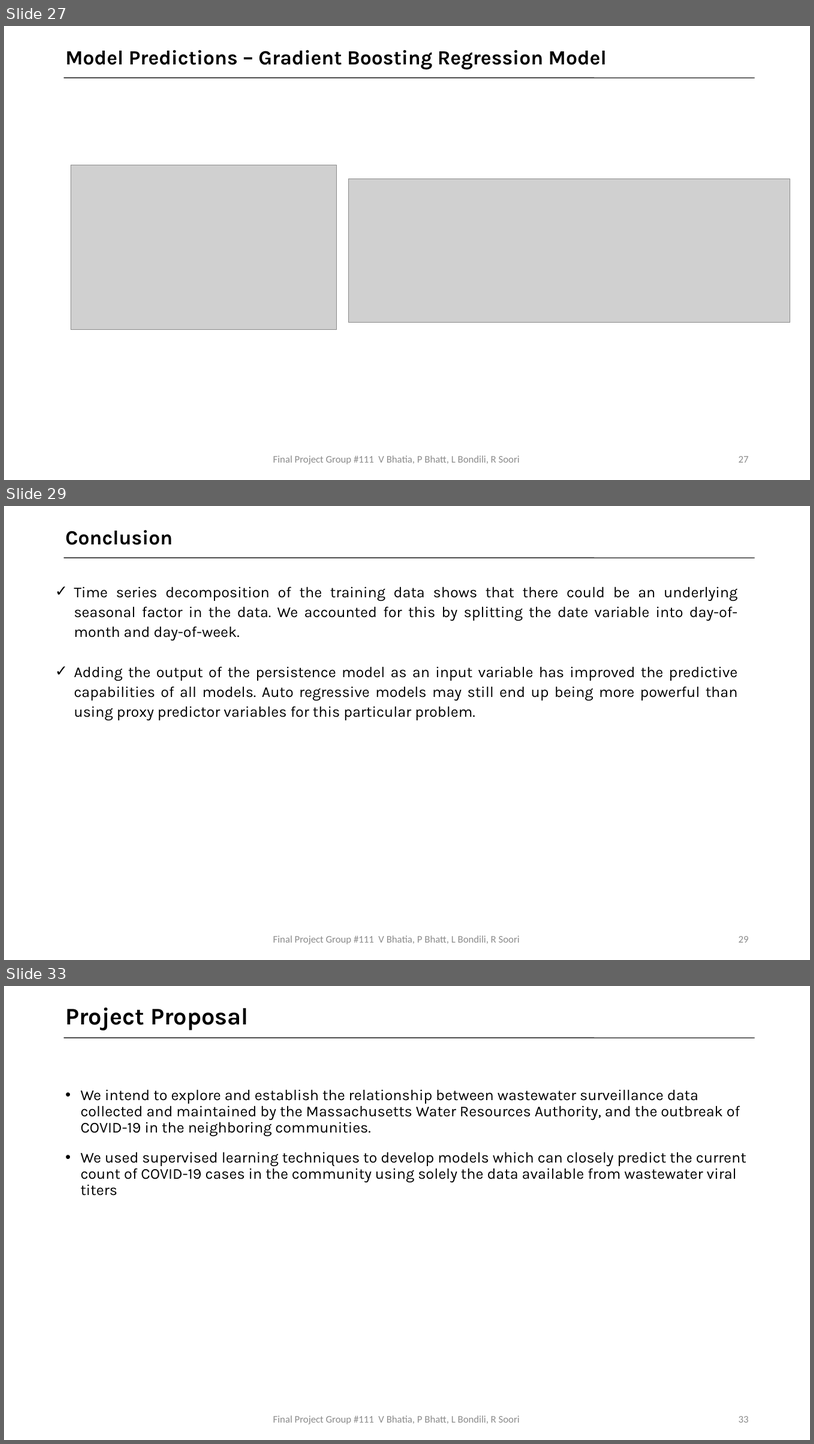
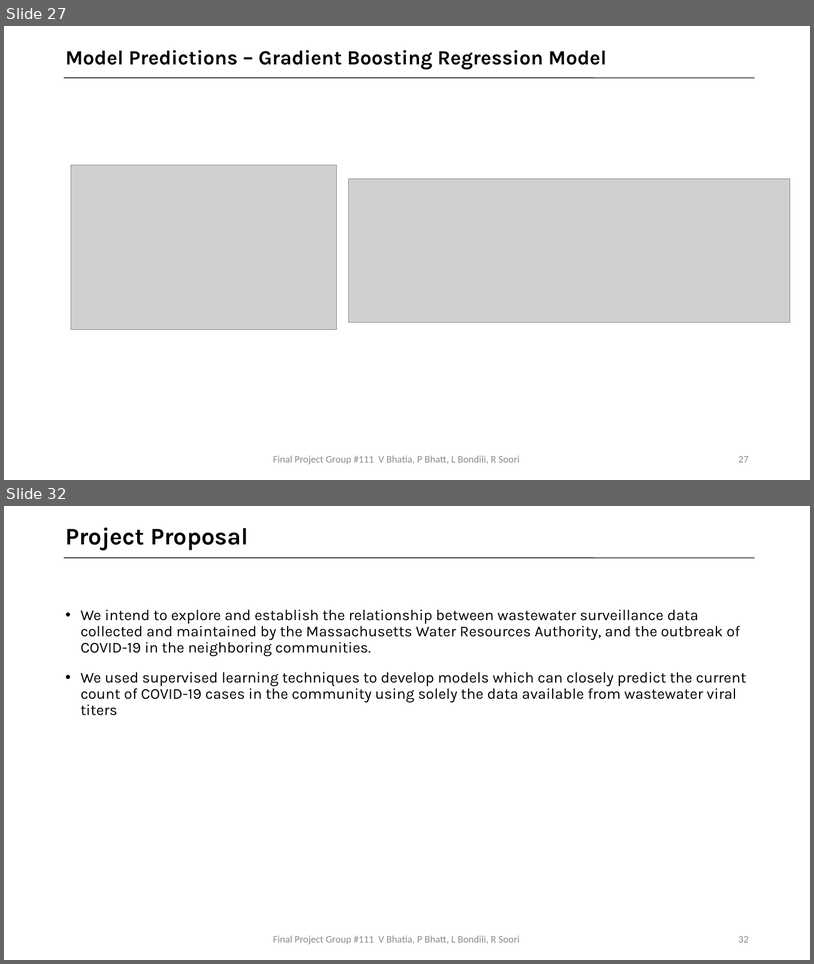
Before and after one commit to bhatiavr/cs109b-final-project-111, a slide deck: docs/Forecasting COVID-19 Cases Using SARS-Cov-2 Titers in Wastewater.pptx. Shown one above the other, each under a label of ours: slides 27, 29 and 33 before the commit, slides 27 and 32 after it; the slides between them are not shown. The pictures are 814x1444 and 814x964 pixels, drawn with LibreOffice and Linux fonts; fonts in the diff are those of the drawing; grey boxes stand for pictures. Boxes give left, top, right and bottom in pixels: in the first picture for what was removed or moved away, otherwise in the second. Text is boxed around its words. In the diff, an @@ line names an element or a change of style, - is before the commit and + after.

```diff
--- a/docs/Forecasting COVID-19 Cases Using SARS-Cov-2 Titers in Wastewater.pptx
+++ b/docs/Forecasting COVID-19 Cases Using SARS-Cov-2 Titers in Wastewater.pptx
@@ slide 29 removed at box(4, 506, 810, 960), background #FFFFFF @@
@@ text removed at box(65, 530, 173, 545) @@
-Conclusion
@@ line removed from (64, 558) to (755, 558) @@
@@ text removed at box(74, 586, 738, 721) @@
-✓ Time series decomposition of the training data shows that there could be an underlying seasonal factor in the data. We accounted for this by splitting the date variable into day-of-month and day-of-week.
-✓ Adding the output of the persistence model as an input variable has improved the predictive capabilities of all models. Auto regressive models may still end up being more powerful than using proxy predictor variables for this particular problem.
@@ text removed at box(273, 935, 520, 944) @@
-Final Project Group #111 V Bhatia, P Bhatt, L Bondili, R Soori
@@ page number removed at box(739, 936, 749, 942) @@
-29
@@ what was slide 33 is now slide 32 @@
@@ page number at box(739, 936, 749, 942): text changed @@
-33
+32
```
Also in this commit, not shown: 17 slides changed.
